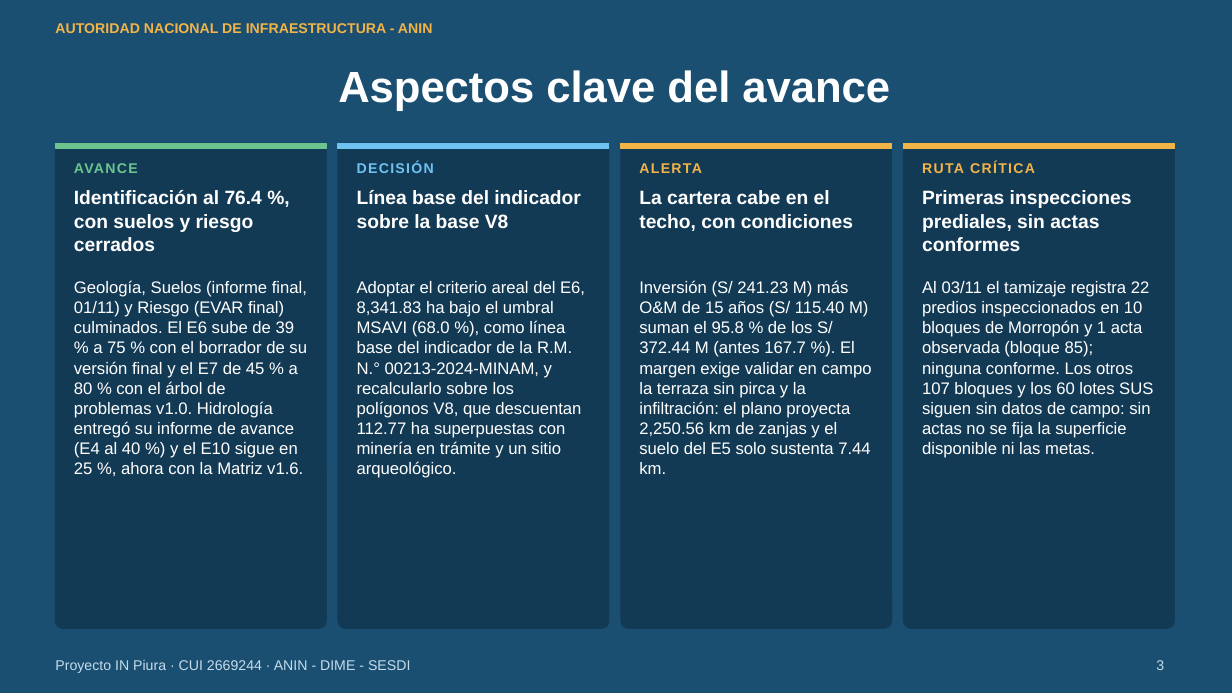
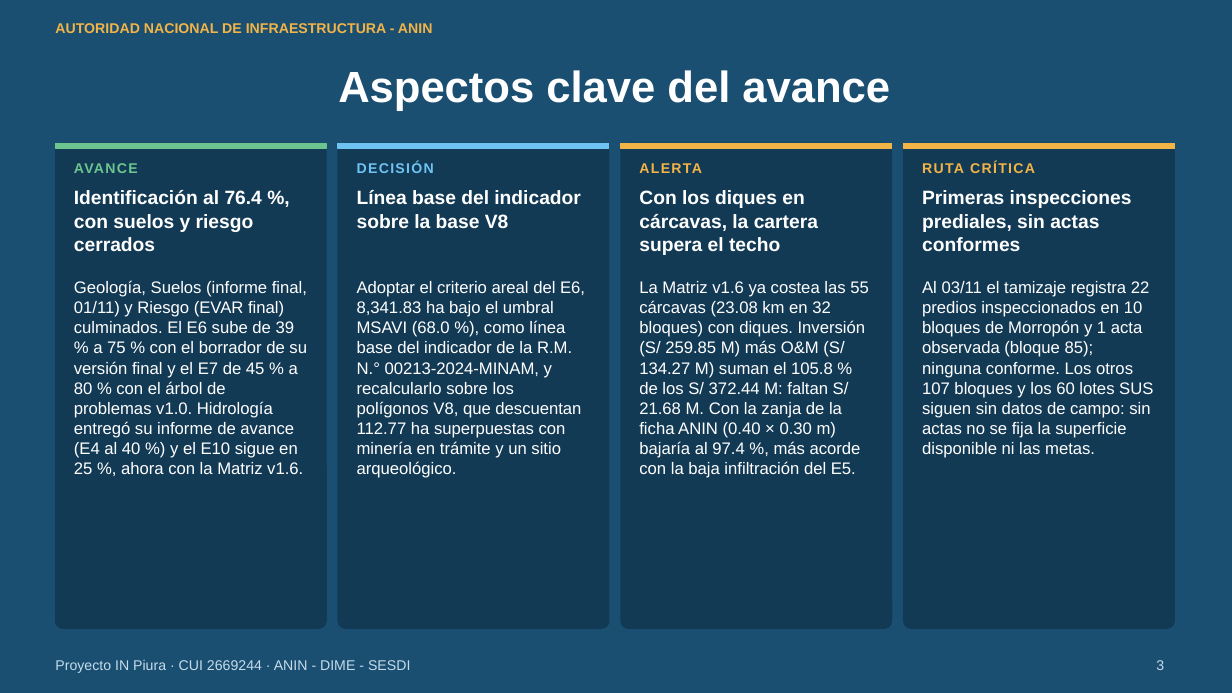
Before and after one commit to salomoncahuas-tech/Salomon1969, a slide deck: slide 3 of presentaciones/avance_perfil_sesdi_2026-11-03/Avance_Perfil_IN_Piura_SESDI_03_noviembre.pptx. Drawn at 1232x693 pixels with LibreOffice and Linux fonts; fonts in the diff are those of the drawing. Boxes give left, top, right and bottom in pixels: in the first picture for what was removed or moved away, otherwise in the second. Text is boxed around its words. In the diff, an @@ line names an element or a change of style, - is before the commit and + after.

```diff
--- a/presentaciones/avance_perfil_sesdi_2026-11-03/Avance_Perfil_IN_Piura_SESDI_03_noviembre.pptx
+++ b/presentaciones/avance_perfil_sesdi_2026-11-03/Avance_Perfil_IN_Piura_SESDI_03_noviembre.pptx
@@ text at (639,190,818,255): text changed @@
-La cartera cabe en el techo, con condiciones
+Con los diques en cárcavas, la cartera supera el techo
@@ text at (639,281,869,478): text changed @@
-Inversión (S/ 241.23 M) más O&M de 15 años (S/ 115.40 M) suman el 95.8 % de los S/ 372.44 M (antes 167.7 %). El margen exige validar en campo la terraza sin pirca y la infiltración: el plano proyecta 2,250.56 km de zanjas y el suelo del E5 solo sustenta 7.44 km.
+La Matriz v1.6 ya costea las 55 cárcavas (23.08 km en 32 bloques) con diques. Inversión (S/ 259.85 M) más O&M (S/ 134.27 M) suman el 105.8 % de los S/ 372.44 M: faltan S/ 21.68 M. Con la zanja de la ficha ANIN (0.40 × 0.30 m) bajaría al 97.4 %, más acorde con la baja infiltración del E5.
```
Also in this commit, not shown: 10 other slides changed, 3 other files.
